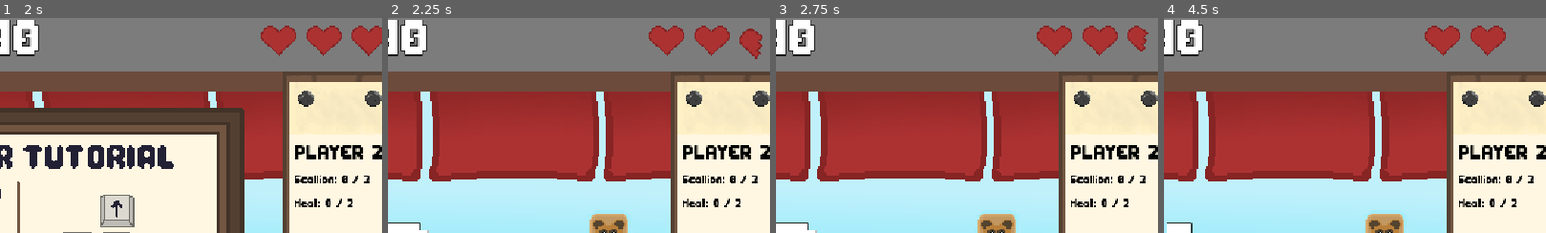
Above: before the commit, frames 1-4 (left to right).
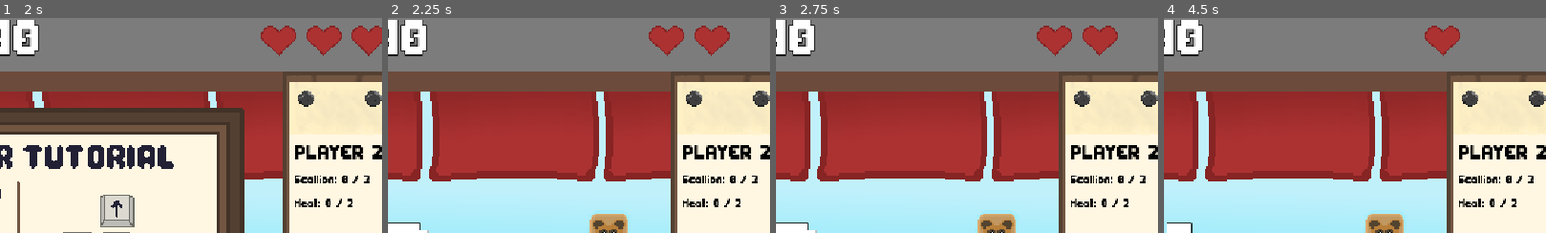
Above: after the commit, the same moments.

Repository: Ang-aq/Cook-or-Cooked
Game: Godot game, scene res://Scenes/titlescreen.tscn
Same seed, same stepped clock (60 frames per second), same inputs: the game is played once before the commit and once after it. Sound files missing from this copy of the repository are replaced by a short silence.
Inputs (mouse positions are % of the whole screen's width and height, from its top left):
- Up to frame 1 (2 s): tap Enter (p2_submit) at 0.5 s; move the mouse to (72, 45) at 0.52 s; hold Right (joystickRight) 0.53-1.28 s; hold Z (joystickStart) 0.53-1.28 s; click (72, 45) at 0.67 s; move the mouse to (30, 55) at 1.27 s; hold Down (joystickDown) from 1.28 s (still down); tap E (p1_submit) at 1.35 s
- Up to frame 2 (2.25 s): move the mouse to (60, 28) at 2.02 s; release Down (joystickDown) at 2.03 s; hold Right (joystickRight) from 2.03 s (still down); tap Enter (p2_submit) at 2.1 s
- Up to frame 3 (2.75 s): keep holding Right (joystickRight)
- Up to frame 4 (4.5 s): tap Z (joystickStart) at 2.75, 2.85 s; move the mouse to (45, 70) at 2.77 s; release Right (joystickRight) at 2.78 s; hold Up (joystickUp) 2.78-3.53 s; click (45, 70) at 2.92 s; tap Q (p1_reset) at 3.5 s; move the mouse to (80, 65) at 3.52 s; hold Left (joystickLeft) from 3.53 s (still down); tap E (p1_submit) at 3.6 s; move the mouse to (20, 35) at 4.27 s; tap Enter (p2_submit) at 4.35 s
The pictures show only the part of the screen within x 48-98%, y 3-53%; the shares and areas given below are measured in that part.

Frame 1 is identical in both runs. In frame 2, 0.5% of the frame differs, in the area x 92-98%, y 4-20%; in frame 3, 0.4%; in frame 4, 0.8%, in the area x 80-90%, y 3-18%.

Commit message:
infinite mode more progress

Diff:
--- a/infinite.tscn
+++ b/Scenes/infinite.tscn
@@ -1,30 +1,30 @@
 [gd_scene load_steps=32 format=3 uid="uid://cy0w26n4xaylc"]
 
-[ext_resource type="Script" uid="uid://ve5x4n4nem86" path="res://infinite.gd" id="1_dfxxq"]
-[ext_resource type="Texture2D" uid="uid://dhapc8ogtilhk" path="res://Sprites/finalUI.png" id="2_py8bk"]
-[ext_resource type="Script" uid="uid://cyk1dkdw1qbld" path="res://Scripts/PlayerInput.gd" id="3_83u8t"]
-[ext_resource type="PackedScene" uid="uid://dcfr8h2sdtptv" path="res://Scenes/Ingredients/Ingredients.tscn" id="3_pm2vi"]
-[ext_resource type="Theme" uid="uid://c635akg4yparb" path="res://Fonts/GameTheme.tres" id="4_b106h"]
-[ext_resource type="Texture2D" uid="uid://bvnoi6a3gq0j7" path="res://Sprites/pot/potanimationexplode1.png" id="4_junbs"]
-[ext_resource type="Texture2D" uid="uid://ybii7cxvt0ft" path="res://Sprites/pot/potanimationexplode2.png" id="5_b3h4r"]
-[ext_resource type="Texture2D" uid="uid://c1hnjld6857xx" path="res://Sprites/HeartFull.png" id="6_jg8qs"]
-[ext_resource type="Script" uid="uid://ccng5forvkglr" path="res://Scripts/combo_label.gd" id="6_so75s"]
-[ext_resource type="Texture2D" uid="uid://df5n5l5hwsfdm" path="res://Sprites/pot/potanimationexplode3.png" id="6_wpf45"]
-[ext_resource type="Texture2D" uid="uid://rojm6mfvr3xx" path="res://Sprites/pot/potanimationexplode4.png" id="7_o7ubm"]
-[ext_resource type="Texture2D" uid="uid://bptlj5a8ew6mo" path="res://Sprites/pot/potanimationexplode5.png" id="8_rxx3k"]
-[ext_resource type="Texture2D" uid="uid://may3iqwqwect" path="res://Sprites/pot/potanimationexplode6.png" id="9_s00ik"]
-[ext_resource type="Texture2D" uid="uid://bqdqn0al2n6av" path="res://Sprites/pot/potanimationexplode7.png" id="10_d4gu4"]
-[ext_resource type="Texture2D" uid="uid://cgqyfoj6cc1yj" path="res://Sprites/pot/potanimationexplode8.png" id="11_omsgm"]
-[ext_resource type="Texture2D" uid="uid://dlpiftmjhcabj" path="res://Sprites/pot/potanimationexplode9.png" id="12_m2o2j"]
-[ext_resource type="Texture2D" uid="uid://dq6emjeot4607" path="res://Sprites/pot/potanimationexplode10.png" id="13_dl2kp"]
-[ext_resource type="Texture2D" uid="uid://g7b4528562n8" path="res://Sprites/pot/potanimationexplode11.png" id="14_efgn7"]
-[ext_resource type="Texture2D" uid="uid://decmragp6x1c7" path="res://Sprites/potanimation1.png" id="15_5ndhr"]
-[ext_resource type="Texture2D" uid="uid://cmsqri7fxddev" path="res://Sprites/potanimation2.png" id="16_li2om"]
-[ext_resource type="PackedScene" uid="uid://cc0bgkmt0yxco" path="res://Scenes/Checklist.tscn" id="17_wpf45"]
-[ext_resource type="Texture2D" uid="uid://s3iqrv600pi" path="res://Sprites/frontpotanimation1.png" id="21_b3h4r"]
-[ext_resource type="Script" uid="uid://p2fo8osv0mbr" path="res://Scripts/DishCompleteUi.gd" id="23_s00ik"]
-[ext_resource type="Texture2D" uid="uid://bkl0q8qamlmrb" path="res://Sprites/star_burst.png" id="24_d4gu4"]
-[ext_resource type="Texture2D" uid="uid://c31cr74p8chur" path="res://Sprites/Ingredients/beefCurry.png" id="25_omsgm"]
+[ext_resource type="Script" uid="uid://ve5x4n4nem86" path="res://Scripts/infinite.gd" id="1_p8urw"]
+[ext_resource type="Texture2D" uid="uid://dhapc8ogtilhk" path="res://Sprites/finalUI.png" id="2_da7d0"]
+[ext_resource type="Theme" uid="uid://c635akg4yparb" path="res://Fonts/GameTheme.tres" id="3_ab56j"]
+[ext_resource type="PackedScene" uid="uid://cc0bgkmt0yxco" path="res://Scenes/Checklist.tscn" id="4_fxo61"]
+[ext_resource type="Texture2D" uid="uid://bvnoi6a3gq0j7" path="res://Sprites/pot/potanimationexplode1.png" id="5_h0tul"]
+[ext_resource type="Texture2D" uid="uid://ybii7cxvt0ft" path="res://Sprites/pot/potanimationexplode2.png" id="6_f0xcl"]
+[ext_resource type="Texture2D" uid="uid://df5n5l5hwsfdm" path="res://Sprites/pot/potanimationexplode3.png" id="7_foyln"]
+[ext_resource type="Texture2D" uid="uid://rojm6mfvr3xx" path="res://Sprites/pot/potanimationexplode4.png" id="8_xdob0"]
+[ext_resource type="Texture2D" uid="uid://bptlj5a8ew6mo" path="res://Sprites/pot/potanimationexplode5.png" id="9_eed18"]
+[ext_resource type="Texture2D" uid="uid://may3iqwqwect" path="res://Sprites/pot/potanimationexplode6.png" id="10_l26lm"]
+[ext_resource type="Texture2D" uid="uid://bqdqn0al2n6av" path="res://Sprites/pot/potanimationexplode7.png" id="11_uam3e"]
+[ext_resource type="Texture2D" uid="uid://cgqyfoj6cc1yj" path="res://Sprites/pot/potanimationexplode8.png" id="12_ra8hj"]
+[ext_resource type="Texture2D" uid="uid://dlpiftmjhcabj" path="res://Sprites/pot/potanimationexplode9.png" id="13_v1fix"]
+[ext_resource type="Texture2D" uid="uid://dq6emjeot4607" path="res://Sprites/pot/potanimationexplode10.png" id="14_bh88c"]
+[ext_resource type="Texture2D" uid="uid://g7b4528562n8" path="res://Sprites/pot/potanimationexplode11.png" id="15_pw1e5"]
+[ext_resource type="Texture2D" uid="uid://decmragp6x1c7" path="res://Sprites/potanimation1.png" id="16_odn1v"]
+[ext_resource type="Texture2D" uid="uid://cmsqri7fxddev" path="res://Sprites/potanimation2.png" id="17_8agia"]
+[ext_resource type="PackedScene" uid="uid://dcfr8h2sdtptv" path="res://Scenes/Ingredients/Ingredients.tscn" id="18_ht7pc"]
+[ext_resource type="Texture2D" uid="uid://s3iqrv600pi" path="res://Sprites/frontpotanimation1.png" id="19_lu33r"]
+[ext_resource type="Script" uid="uid://cyk1dkdw1qbld" path="res://Scripts/PlayerInput.gd" id="20_ltr8e"]
+[ext_resource type="Texture2D" uid="uid://c1hnjld6857xx" path="res://Sprites/HeartFull.png" id="21_n72q4"]
+[ext_resource type="Script" uid="uid://ccng5forvkglr" path="res://Scripts/combo_label.gd" id="22_at7yq"]
+[ext_resource type="Script" uid="uid://p2fo8osv0mbr" path="res://Scripts/DishCompleteUi.gd" id="23_4wo6o"]
+[ext_resource type="Texture2D" uid="uid://bkl0q8qamlmrb" path="res://Sprites/star_burst.png" id="24_in25n"]
+[ext_resource type="Texture2D" uid="uid://c31cr74p8chur" path="res://Sprites/Ingredients/beefCurry.png" id="25_xylqo"]
 
 [sub_resource type="SpriteFrames" id="SpriteFrames_4ue37"]
 animations = [{
@@ -129,7 +129,7 @@
 }
 
 [node name="Infinite" type="Node2D"]
-script = ExtResource("1_dfxxq")
+script = ExtResource("1_p8urw")
 
 [node name="Backdrop" type="ColorRect" parent="."]
 offset_left = -172.0
@@ -174,59 +174,59 @@
 
 [node name="IngredientContainer" type="Node2D" parent="UI"]
 
-[node name="Ingredient" parent="UI" instance=ExtResource("3_pm2vi")]
+[node name="Ingredient" parent="UI" instance=ExtResource("18_ht7pc")]
 visible = false
 position = Vector2(-288, 297)
 
 [node name="Pot" type="Sprite2D" parent="UI"]
 position = Vector2(436.667, 319)
 scale = Vector2(0.610764, 0.609259)
-texture = ExtResource("21_b3h4r")
+texture = ExtResource("19_lu33r")
 
 [node name="PlayerInput" type="Node" parent="UI"]
-script = ExtResource("3_83u8t")
+script = ExtResource("20_ltr8e")
 
 [node name="InputDisplay" type="HBoxContainer" parent="UI/PlayerInput"]
 offset_left = 155.0
 offset_top = 490.0
 offset_right = 718.0
 offset_bottom = 635.0
-theme = ExtResource("4_b106h")
+theme = ExtResource("3_ab56j")
 alignment = 1
 
 [node name="HeartsContainer" type="HBoxContainer" parent="UI"]
-offset_left = 904.0
-offset_top = 20.0
-offset_right = 1130.0
-offset_bottom = 84.0
+offset_left = 931.0
+offset_top = 17.0
+offset_right = 1157.0
+offset_bottom = 81.0
 
 [node name="Heart1" type="TextureRect" parent="UI/HeartsContainer"]
 layout_mode = 2
-texture = ExtResource("6_jg8qs")
+texture = ExtResource("21_n72q4")
 stretch_mode = 2
 
 [node name="Heart2" type="TextureRect" parent="UI/HeartsContainer"]
 layout_mode = 2
-texture = ExtResource("6_jg8qs")
+texture = ExtResource("21_n72q4")
 stretch_mode = 2
 
 [node name="Heart3" type="TextureRect" parent="UI/HeartsContainer"]
 layout_mode = 2
-texture = ExtResource("6_jg8qs")
+texture = ExtResource("21_n72q4")
 stretch_mode = 2
 
 [node name="ComboLabel" type="Label" parent="UI"]
-offset_left = 18.0
+offset_left = 9.0
 offset_top = 24.0
-offset_right = 217.0
+offset_right = 208.0
 offset_bottom = 79.0
-theme = ExtResource("4_b106h")
+theme = ExtResource("3_ab56j")
 theme_override_constants/outline_size = 5
 theme_override_font_sizes/font_size = 50
 text = "10x COMBO!"
 horizontal_alignment = 1
 vertical_alignment = 1
-script = ExtResource("6_so75s")
+script = ExtResource("22_at7yq")
 
 [node name="DamageFlash" type="ColorRect" parent="UI"]
 visible = false
@@ -241,14 +241,33 @@
 color = Color(0.618933, 1.73271e-06, 3.85046e-07, 1)
 
 [node name="AliveLabel" type="Label" parent="UI"]
-offset_left = 449.0
-offset_top = 3.0
-offset_right = 599.0
-offset_bottom = 103.0
-theme = ExtResource("4_b106h")
+offset_left = 462.0
+offset_top = 8.0
+offset_right = 612.0
+offset_bottom = 108.0
+theme = ExtResource("3_ab56j")
 theme_override_constants/outline_size = 5
-theme_override_font_sizes/font_size = 100
+theme_override_font_sizes/font_size = 85
 text = "60"
+horizontal_alignment = 1
+
+[node name="CountdownLabel" type="Label" parent="UI"]
+offset_left = 328.0
+offset_top = 229.0
+offset_right = 557.0
+offset_bottom = 480.0
+theme = ExtResource("3_ab56j")
+theme_override_constants/outline_size = 10
+theme_override_font_sizes/font_size = 250
+text = "3"
+horizontal_alignment = 1
+vertical_alignment = 1
+
+[node name="Fade" type="ColorRect" parent="UI"]
+modulate = Color(1, 1, 1, 0)
+offset_right = 1152.0
+offset_bottom = 649.0
+color = Color(0, 0, 0, 1)
 
 [node name="ColorRect2" type="ColorRect" parent="."]
 offset_left = -172.0
--- a/Scripts/PlayerInput.gd
+++ b/Scripts/PlayerInput.gd
@@ -1,6 +1,7 @@
 extends Node
 
 var input_buffer: Array[String] = []
+var input_enabled: bool = true
 
 @onready var input_display: HBoxContainer = $InputDisplay
 
@@ -17,6 +18,9 @@
 }
 
 func _unhandled_input(event: InputEvent) -> void:
+	if not input_enabled:
+		return
+
 	var added := false
 	var step_pressed := ""
 
--- a/infinite.gd
+++ b/Scripts/infinite.gd
@@ -14,6 +14,8 @@
 @onready var win_overlay: CanvasLayer = $WinOverlay
 @onready var damage_flash: ColorRect = $UI/DamageFlash
 @onready var alive_label: Label = $UI/AliveLabel
+@onready var countdown_label: Label = $UI/CountdownLabel
+@onready var fade_rect: ColorRect = $UI/Fade
 
 # tuning
 @export var spawn_min_x: float = -445.0
@@ -49,11 +51,17 @@
 var dish_completed: bool = false
 var damage_tween: Tween = null
 var alive_time: float = 0.0
+var countdown_running: bool = false
 
 # -------------------------
 # Lifecycle
 # -------------------------
 func _ready() -> void:
+	fade_in()
+	game_paused = true
+	player_input.input_enabled = not (game_paused or countdown_running)
+
+	_start_countdown()
 	# basic setup
 	rng.randomize()
 	add_to_group("Game")
@@ -87,9 +95,6 @@
 	_update_combo_ui()
 	potAnimated.play("normal")
 
-	var intro = preload("res://Audio/bgm.ogg")
-	var loop  = preload("res://Audio/bgmloop.ogg")
-	MusicManager.play_bgm_with_intro(intro, loop)
 
 func _process(delta: float) -> void:
 	if game_paused:
@@ -159,6 +164,31 @@
 # -------------------------
 # Spawn logic — only spawn ingredients still needed on the checklist
 # -------------------------
+func _start_countdown() -> void:
+	if not is_instance_valid(countdown_label):
+		game_paused = false
+		player_input.input_enabled = (game_paused or countdown_running)
+		return
+	MusicManager.stop_bgm()
+	MusicManager.play_sfx("countdown")
+
+	countdown_running = true
+	countdown_label.visible = true
+
+	var steps = ["3", "2", "1", "GO!"]
+	for i in steps:
+		countdown_label.text = i
+		await get_tree().create_timer(1.0).timeout
+		if i == "GO!":
+			var intro = preload("res://Audio/bgm.ogg")
+			var loop  = preload("res://Audio/bgmloop.ogg")
+			MusicManager.play_bgm_with_intro(intro, loop)
+
+	countdown_label.visible = false
+	game_paused = false
+	player_input.input_enabled = (game_paused or countdown_running)
+	countdown_running = false
+
 func _spawn_infinite_ingredient() -> void:
 	if ingredient_container.get_child_count() >= max_active_ingredients:
 		return
@@ -209,6 +239,9 @@
 # Player input handling (chop matching)
 # -------------------------
 func _on_sequence_submitted(sequence: Array) -> void:
+	if game_paused or countdown_running:
+		return
+
 	var clean_sequence: Array = sequence.duplicate()
 	var matched: bool = false
 
@@ -466,3 +499,21 @@
 	var minutes := total_seconds / 60
 	var seconds := total_seconds % 60
 	return "%02d:%02d" % [minutes, seconds]
+
+func fade_out(time: float = 0.5) -> void:
+	fade_rect.visible = true
+	var timer := 0.0
+	while timer < time:
+		timer += get_process_delta_time()
+		fade_rect.modulate.a = timer / time
+		await get_tree().create_timer(0.0).timeout
+	fade_rect.modulate.a = 1.0
+
+func fade_in(time: float = 0.5) -> void:
+	var timer := 0.0
+	while timer < time:
+		timer += get_process_delta_time()
+		fade_rect.modulate.a = 1.0 - (timer / time)
+		await get_tree().create_timer(0.0).timeout
+	fade_rect.modulate.a = 0.0
+	fade_rect.visible = false
--- a/Scripts/main.gd
+++ b/Scripts/main.gd
@@ -87,6 +87,7 @@
 var countdown_finish: bool = false
 #endregion
 func _ready() -> void:
+	fade_in()
 	player_input.set_process_unhandled_input(false)
 	add_to_group("Game")
 	rng.randomize()
@@ -120,39 +121,23 @@
 	randomize()
 
 func _start_main_countdown() -> void:
-	await fade_in(0.5)
-	game_paused = true
-	countdown_finish = true
+	if not is_instance_valid(countdown_label):
+		game_paused = false
+		return
 	MusicManager.stop_bgm()
-	if countdown_active:
-		return
-
+	MusicManager.play_sfx("countdown")
+
+	countdown_active = true
 	countdown_label.visible = true
-	countdown_time = 3
-	countdown_active = true
-	countdown_label.text = str(countdown_time)
-	_countdown_tick()
-	MusicManager.play_sfx("countdown")
-
-func _countdown_tick() -> void:
-	if countdown_time <= 0:
-		countdown_label.text = "Go!"
-
-		await get_tree().create_timer(0.5).timeout
-
-		countdown_label.visible = false
-		countdown_active = false
-		_begin_gameplay()
-		return
-
-	countdown_label.text = str(countdown_time)
-	countdown_time -= 1
-
-	await get_tree().create_timer(1.06).timeout
-
-	if not countdown_active:
-		return
-	_countdown_tick()
+
+	var steps = ["3", "2", "1", "GO!"]
+	for i in steps:
+		countdown_label.text = i
+		if i == "GO!":
+			await get_tree().create_timer(1.0).timeout
+			_begin_gameplay()
+			countdown_label.visible = false
+		await get_tree().create_timer(1.0).timeout
 
 func _begin_gameplay() -> void:
 	game_paused = false
--- a/Scripts/titlescreen.gd
+++ b/Scripts/titlescreen.gd
@@ -2,7 +2,7 @@
 
 @export var solo_scene_path: String = "res://Scenes/tutorial.tscn"
 @export var versus_scene_path: String = "res://VersusScenes/versus_main.tscn"
-@export var infinite_scene_path: String = "res://infinite.tscn"
+@export var infinite_scene_path: String = "res://Scenes/infinite.tscn"
 
 @onready var fade_rect: ColorRect = $ColorRect
 
--- a/VersusScenes/versus_powerup.tscn
+++ b/VersusScenes/versus_powerup.tscn
@@ -31,6 +31,7 @@
 [ext_resource type="Texture2D" uid="uid://bobimk37dk8ct" path="res://Sprites/PowerUps/msg (2)2.png" id="29_62kdj"]
 [ext_resource type="Texture2D" uid="uid://bguwy4hax60jt" path="res://Sprites/PowerUps/msg (2)3.png" id="30_8ruqi"]
 [ext_resource type="Texture2D" uid="uid://1s0gpawqv6eu" path="res://Sprites/PowerUps/msg (2)4.png" id="31_xeogi"]
+[ext_resource type="Theme" uid="uid://c635akg4yparb" path="res://Fonts/GameTheme.tres" id="32_8mq08"]
 
 [sub_resource type="SpriteFrames" id="SpriteFrames_wuck4"]
 animations = [{
@@ -159,3 +160,15 @@
 offset_top = -63.0
 offset_right = -45.0
 offset_bottom = -23.0
+
+[node name="Countdown" type="Label" parent="."]
+offset_left = 328.0
+offset_top = 229.0
+offset_right = 557.0
+offset_bottom = 480.0
+theme = ExtResource("32_8mq08")
+theme_override_constants/outline_size = 10
+theme_override_font_sizes/font_size = 250
+text = "3"
+horizontal_alignment = 1
+vertical_alignment = 1
--- a/VersusScripts/versus_main.gd
+++ b/VersusScripts/versus_main.gd
@@ -917,7 +917,7 @@
 func _lose_half_heart(player_id: int, reason: String = "") -> void:
 	if not lives.has(player_id):
 		lives[player_id] = lives_per_player
-	lives[player_id] = max(0, lives[player_id] - 1)
+	lives[player_id] = max(0, lives[player_id] - 2)
 
 	MusicManager.play_sfx("wrong")
 
@@ -933,7 +933,10 @@
 			tween.tween_property(theart, "scale", Vector2(1, 1), 0.12).set_delay(0.08)
 
 	if lives[player_id] <= 0:
-		_on_player_eliminated(player_id)
+		dishes_completed[player_id] -= 1
+		_update_dish_counters()
+		lives[player_id] = lives_per_player
+		_update_player_hearts_ui(player_id)
 
 func _on_player_eliminated(player_id: int) -> void:
 	var winner := 2 if player_id == 1 else 1
@@ -998,6 +1001,11 @@
 	return needed
 
 func _update_dish_counters() -> void:
+	if dishes_completed[1] <= 0:
+		dishes_completed[1] = 0
+	if dishes_completed[2] <= 0:
+		dishes_completed[2] = 0
+
 	dish_counter_p1.text = str(dishes_completed[1])
 	dish_counter_p2.text = str(dishes_completed[2])
 
--- a/new_script.gd
+++ /dev/null
@@ -1 +0,0 @@
-extends Node
--- a/sudden_death.gd
+++ /dev/null
@@ -1,7 +0,0 @@
-extends Node2D
-
-func _ready() -> void:
-	pass
-
-func _process(delta: float) -> void:
-	pass
--- a/sudden_death.tscn
+++ /dev/null
@@ -1,6 +0,0 @@
-[gd_scene load_steps=2 format=3 uid="uid://bhdnvqvc8ran4"]
-
-[ext_resource type="Script" uid="uid://dpvirtgtyy6tx" path="res://sudden_death.gd" id="1_i51ba"]
-
-[node name="SuddenDeath" type="Node2D"]
-script = ExtResource("1_i51ba")
--- a/tempscreen.gd
+++ /dev/null
@@ -1,9 +0,0 @@
-extends Node2D
-@onready var button: Button = $Button
-func _ready() -> void:
-	button.disabled = false
-
-func _on_button_pressed() -> void:
-	get_tree().change_scene_to_file("res://Scenes/titlescreen.tscn")
-	button.disabled = true
-	pass # Replace with function body.
--- a/tempscreen.tscn
+++ /dev/null
@@ -1,31 +0,0 @@
-[gd_scene load_steps=3 format=3 uid="uid://d3dhy4mwxiwvg"]
-
-[ext_resource type="Script" uid="uid://tsgy5c22pnf" path="res://tempscreen.gd" id="1_h7kup"]
-[ext_resource type="Theme" uid="uid://c635akg4yparb" path="res://Fonts/GameTheme.tres" id="1_hrvxj"]
-
-[node name="tempscreen" type="Node2D"]
-script = ExtResource("1_h7kup")
-
-[node name="Label" type="Label" parent="."]
-offset_left = 213.0
-offset_top = 135.0
-offset_right = 932.0
-offset_bottom = 292.0
-theme = ExtResource("1_hrvxj")
-theme_override_constants/outline_size = 5
-theme_override_font_sizes/font_size = 70
-text = "Infinite mode is still a WIP.
-Check back later!"
-horizontal_alignment = 1
-vertical_alignment = 1
-
-[node name="Button" type="Button" parent="."]
-offset_left = 438.0
-offset_top = 309.0
-offset_right = 699.0
-offset_bottom = 397.0
-theme = ExtResource("1_hrvxj")
-theme_override_font_sizes/font_size = 40
-text = "Back to Title"
-
-[connection signal="pressed" from="Button" to="." method="_on_button_pressed"]
Not shown, added: Audio/countdown2.ogg.import
Not shown: 9 places in Scenes/infinite.tscn that only renumber resources
Renamed: infinite.gd.uid -> Scripts/infinite.gd.uid
Not shown: 1 places in VersusScenes/versus_powerup.tscn that only renumber resources
Not shown, removed: new_script.gd.uid
Not shown, removed: sudden_death.gd.uid
Not shown, removed: tempscreen.gd.uid
Not shown, added: Audio/countdown2.ogg
